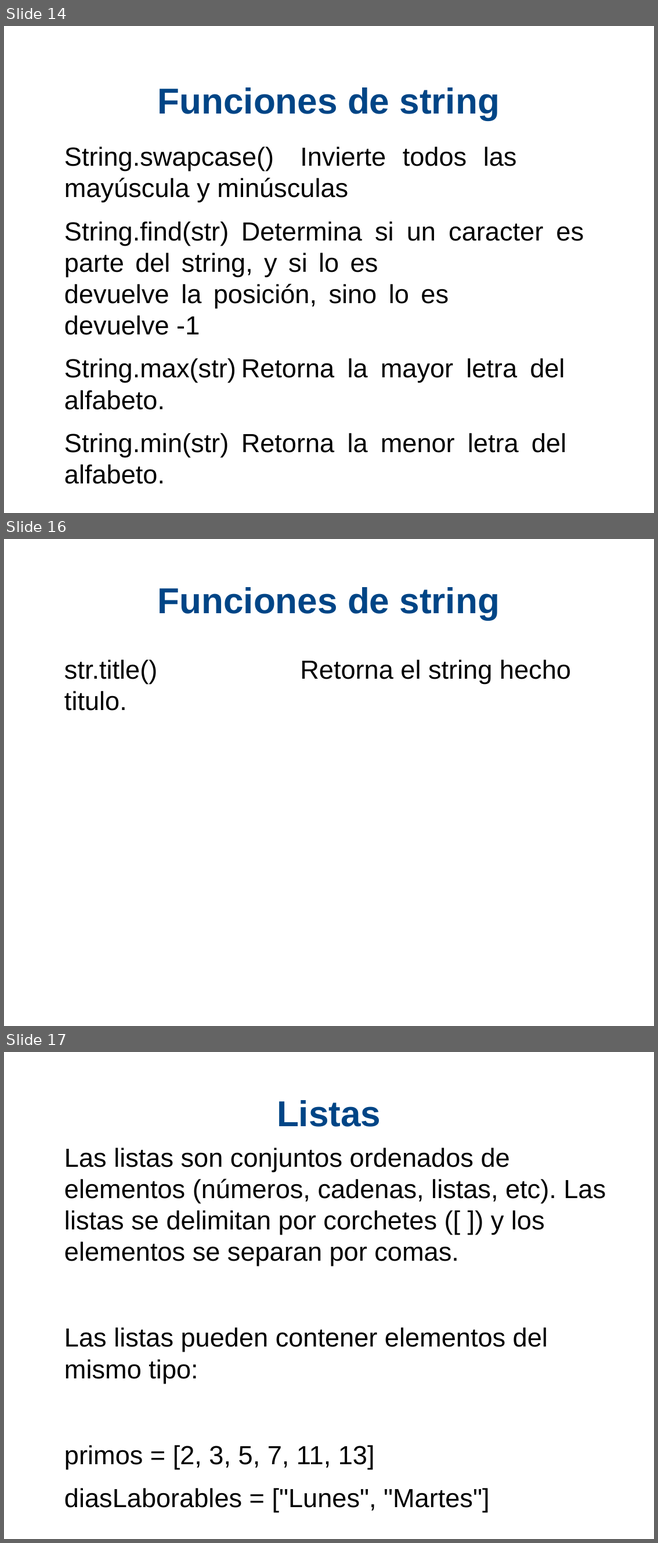
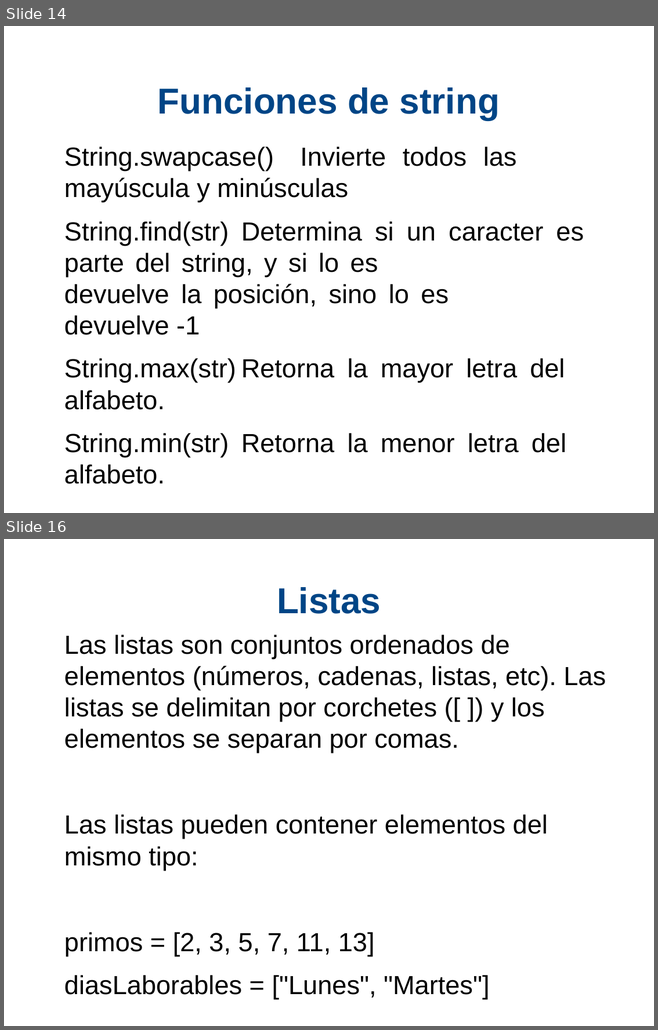
Before and after one commit to xDavidPM/Taller-Python, a slide deck: Python diapositiva.odp. Shown one above the other, each under a label of ours: slides 14, 16 and 17 before the commit, slides 14 and 16 after it; the slides between them are not shown. The pictures are 658x1543 and 658x1030 pixels, drawn with LibreOffice and Linux fonts; fonts in the diff are those of the drawing; background and template pictures are left out. Boxes give left, top, right and bottom in pixels: in the first picture for what was removed or moved away, otherwise in the second. Text is boxed around its words. In the diff, an @@ line names an element or a change of style, - is before the commit and + after.

```diff
--- a/Python diapositiva.odp
+++ b/Python diapositiva.odp
@@ slide 16 removed at bbox=[4, 539, 654, 1026], background #FFFFFF @@
@@ title removed at bbox=[158, 587, 499, 620] @@
-Funciones de string
@@ text removed at bbox=[64, 660, 571, 684] @@
-str.title() Retorna el string hecho titulo.
@@ what was slide 17 is now slide 16 @@
```
Also in this commit, not shown: 4 slides changed, 5 slides added, 1 other file.
